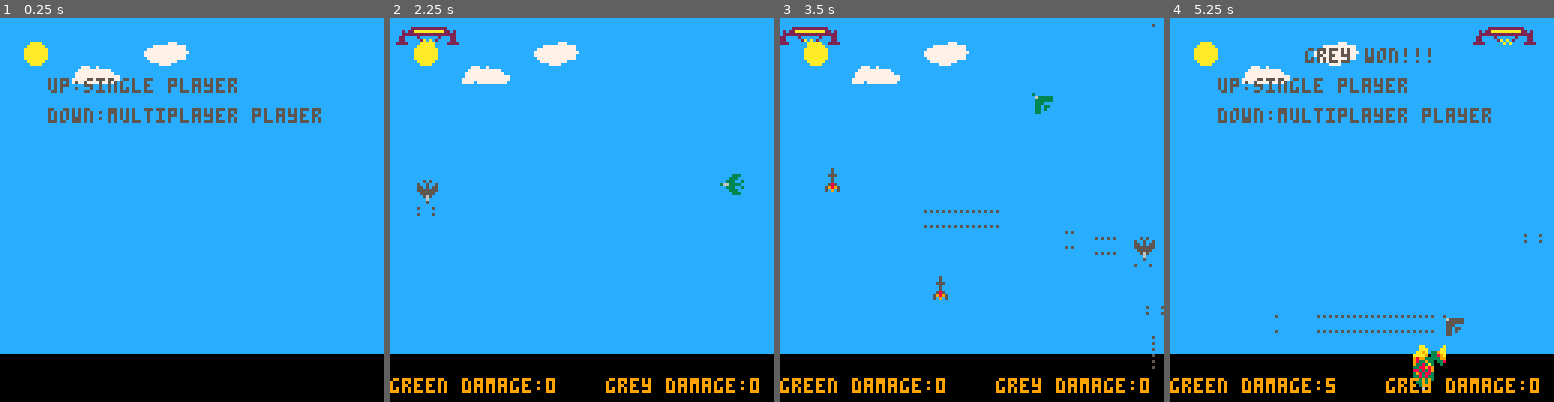
Above: before the commit, frames 1-4 (left to right).
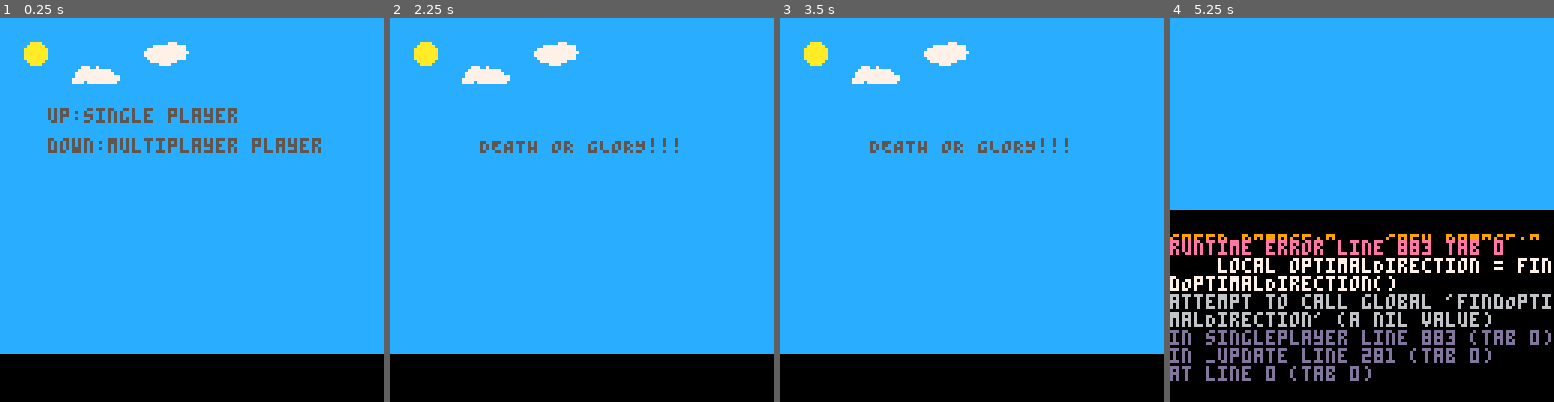
Above: after the commit, the same moments.

Repository: jerrybookbenson/pico8-games
Game: PICO-8 cartridge plane-battle.p8
Two runs of this game, one before a commit and one after it. Both use one fixed random seed, a clock stepped at 60 frames per second and the inputs below.
Inputs:
- Up to frame 1 (0.25 s): no input
- Up to frame 2 (2.25 s): tap X (X key) at 0.33, 1.07, 1.85 s; tap O (Z key) at 0.7, 1.7, 2.1 s; hold Right 1.6-2.1 s; hold Up from 2.15 s (still down)
- Up to frame 3 (3.5 s): release Up at 2.42 s; hold Right 2.47-3.03 s; tap O (Z key) at 2.5, 2.9, 3.3 s; tap X (X key) at 2.97 s; hold Left from 3.08 s (still down)
- Up to frame 4 (5.25 s): release Left at 3.58 s; tap O (Z key) every 0.4 s from 3.7 to 4.9 s; hold Right 4.02-4.68 s; tap X (X key) at 4.08, 5.2 s; hold Up 4.73-5.03 s; hold Left from 5.08 s (still down)

The runs differ from the first frame. In frame 1, 2.8% of the frame differs, in the area x 12-84%, y 15-36%; in frame 2, 2.9%; in frame 3, 3.4%; in frame 4, 45%, in the area x 0-100%, y 2-98%.
Error after the commit: runtime error line 883 tab 0; local optimalDirection = findOptimalDirection(); attempt to call global 'findOptimalDirection' (a nil value)

Commit message:
get_ready added

Diff:
--- a/plane-battle.p8
+++ b/plane-battle.p8
@@ -6,16 +6,18 @@
 --this is a cool & fun game
 function _init()
   game_over = true
+  battle_over = true
   is_singleplayer = true
-  war = "ww3"
+  battle = 1
   game_over_counter = 0
   is_demo = false
+  get_ready = false
+  get_ready_counter = 0
 end
 
 
 function setup()
   actors = {} --all actors in world
-  game_over_counter = 0
 
   speed = .125
   other_speed = .0625
@@ -29,7 +31,7 @@
   pause = false
   is_crashing = false
   --player direction spr
-  if (war == "ww1") then
+  if (battle == 1) then
     pl1_n = 163
     pl1_ne = 179
     pl1_e = 130
@@ -82,7 +84,7 @@
     bullet_spr_vert = 164
 
     bomb_ww1_spr = 183
-  elseif (war == "ww2") then
+  elseif (battle == 2) then
     pl1_n = 87
     pl1_ne = 74
     pl1_e = 71
@@ -143,7 +145,7 @@
     mortar_spr = 116
 
     bomb_ww2_spr = 118
-  elseif (war == "ww3") then
+  elseif (battle == 3) then
     pl1_n = 227
     pl1_ne = 243
     pl1_e = 194
@@ -273,22 +275,22 @@
     check_boundaries(actor)
 
     if (not is_demo) then
-      pl1_speed = control_players (pl1, pl1_flame_spr, pl1_n, pl1_s, pl1_w, pl1_e, pl1_nw, pl1_sw, pl1_se, pl1_ne,0, pl1_turn_count)
-      if (is_singleplayer == false) then
-        pl2_speed = control_players (pl2, pl2_flame_spr, pl2_n, pl2_s, pl2_w, pl2_e, pl2_nw, pl2_sw, pl2_se, pl2_ne,1, pl2_turn_count)
+      pl1_speed = control_players (pl1, pl1_flame_spr, 0, pl1_turn_count)
+      if (not s_singleplayer) then
+        pl2_speed = control_players (pl2, pl2_flame_spr, 1, pl2_turn_count)
       end
     end
     if (is_singleplayer) then
       singleplayer()
     end
-    move_player (pl1, pl1_flame, pl1_flame_spr,pl1_speed)
-    move_player (pl2, pl2_flame, pl2_flame_spr,pl2_speed)
+    move_player (pl1, pl1_flame, pl1_flame_spr,pl1_speed, pl1_n, pl1_ne, pl1_e, pl1_se, pl1_s, pl1_sw, pl1_w, pl1_nw)
+    move_player (pl2, pl2_flame, pl2_flame_spr,pl2_speed, pl2_n, pl2_ne, pl2_e, pl2_se, pl2_s, pl2_sw, pl2_w, pl2_nw)
     move_bullets ()
-    if(war == "ww1") then
+    if(battle == 1) then
       move_balloons()
       move_bombs(bomb_ww1_spr)
 
-    elseif (war == "ww2") then
+    elseif (battle == 2) then
       move_mortars()
       move_bombers()
       move_bombs(bomb_ww2_spr)
@@ -361,11 +363,13 @@
 function _draw()
   cls()
   map(0,0,0,0,16,16)
-  foreach(actors,draw_actor)
-  if (game_over) then
+  if (not get_ready) then
+    foreach(actors,draw_actor)
+  end
+  if (game_over and not get_ready) then
     game_over_counter = game_over_counter + 1
   	if (pl2 and pl2.damage == game_over_damage) then
-      print ("green won!!!",45, 10, 9)
+      print ("Green is triumphant!!!",16, 20, 9)
       del (actors, pl2_flame)
       del (actors, pl2)
       pl2_rubble1.x = pl2_flame.x
@@ -382,7 +386,7 @@
       draw_actor(pl2_rubble1)
       draw_actor(pl2_rubble2)
     elseif (pl1 and pl1.damage == game_over_damage) then
-      print ("grey won!!!", 45, 10, 5)
+      print ("victory for grey!!!", 16, 20, 9)
       del (actors, pl1_flame)
       del (actors, pl1)
       pl1_rubble1.x = pl1_flame.x
@@ -399,27 +403,35 @@
       draw_actor(pl1_rubble1)
       draw_actor(pl1_rubble2)
     end
-    print (" up:single player", 12, 20, 5)
-    print (" down:multiplayer player", 12, 30, 5)
+    print (" up:single player", 12, 30, 5)
+    print (" down:multiplayer player", 12, 40, 5)
+  end
+  if ((is_demo or game_over) and not get_ready) then
     if (btn (3) or btn (3,1)) then
       is_singleplayer = false
+      battle = 1
       is_demo = false
-      setup()
+      get_ready = true
+      get_ready_counter = 0
     elseif (btn (2) or btn(2,1)) then
       is_singleplayer = true
+      battle = 1
       is_demo = false
+      get_ready = true
+      get_ready_counter = 0
+    elseif (game_over_counter > 200) then
+      game_over_counter = 0
+      is_singleplayer = false
+      battle = ceil(rnd(3))
+      is_demo = true
       setup()
-    elseif (game_over_counter > 200) then
-      is_singleplayer = false
-      local war_nbr = ceil(rnd(3))
-      if (war_nbr == 1) then
-        war = "ww1"
-      elseif (war_nbr == 2) then
-        war = "ww2"
-      else
-        war = "ww3"
-      end
-      is_demo = true
+    end
+  end
+  if (get_ready) then
+    get_ready_counter = get_ready_counter + 1
+    print ("DEATH OR GLORY!!!", 30, 40, 5)
+    if  (get_ready_counter > 50) then
+      get_ready = false
       setup()
     end
   end
@@ -706,41 +718,33 @@
   end
 end
 
-function control_players(pl, pl_flame_spr, pl_n, pl_s, pl_w, pl_e, pl_nw, pl_sw, pl_se, pl_ne,pl_index, pl_turn_count)
+function control_players(pl, pl_flame_spr, pl_index, pl_turn_count)
   -- left
   if (btn(0,pl_index) and pl.x > min_x and pl.turn_count > 10 and pl.spr != pl_flame_spr ) then
     pl.is_pressed = true
     pl.turn_count = 0
     if(pl.direction == "n") then
-      pl.spr = pl_nw
       pl.direction = "nw"
 
     elseif(pl.direction == "nw") then
-      pl.spr = pl_w
       pl.direction = "w"
 
     elseif(pl.direction == "w") then
-      pl.spr = pl_sw
       pl.direction = "sw"
 
     elseif (pl.direction == "sw") then
-      pl.spr = pl_s
       pl.direction = "s"
 
     elseif (pl.direction == "s") then
-      pl.spr = pl_se
       pl.direction = "se"
 
     elseif(pl.direction == "se") then
-      pl.spr = pl_e
       pl.direction = "e"
 
     elseif(pl.direction == "e") then
-      pl.spr = pl_ne
       pl.direction = "ne"
 
     elseif(pl.direction == "ne") then
-      pl.spr = pl_n
       pl.direction = "n"
     end
 
@@ -749,65 +753,34 @@
     pl.is_pressed = true
     pl.turn_count = 0
     if(pl.direction == "n") then
-      pl.spr = pl_ne
       pl.direction = "ne"
 
     elseif(pl.direction == "ne") then
-      pl.spr = pl_e
       pl.direction = "e"
 
     elseif(pl.direction == "e") then
-      pl.spr = pl_se
       pl.direction = "se"
 
     elseif (pl.direction == "se") then
-      pl.spr = pl_s
       pl.direction = "s"
 
     elseif (pl.direction == "s") then
-      pl.spr = pl_sw
       pl.direction = "sw"
 
     elseif(pl.direction == "sw") then
-      pl.spr = pl_w
       pl.direction = "w"
 
     elseif(pl.direction == "w") then
-      pl.spr = pl_nw
       pl.direction = "nw"
 
     elseif(pl.direction == "nw") then
-      pl.spr = pl_n
       pl.direction = "n"
     end
 
   --bullet
 	elseif (btn(4,pl_index) and not pl.is_pressed and pl.spr != pl_flame_spr) then
 		pl.is_pressed = true
-    if (pl.spr == pl_nw) then
-      make_actor(pl.x-.6,pl.y-.6,bullet_spr_horiz,"nw")
-    end
-    if (pl.spr == pl_sw) then
-			make_actor(pl.x-.6,pl.y+.6,bullet_spr_horiz,"sw")
-    end
-    if (pl.spr == pl_se) then
-			make_actor(pl.x+.6,pl.y+.6,bullet_spr_horiz,"se")
-    end
-    if (pl.spr == pl_ne) then
-			make_actor(pl.x+.6,pl.y-.6,bullet_spr_horiz,"ne")
-    end
-    if (pl.spr == pl_n) then
-			make_actor(pl.x,pl.y-.6,bullet_spr_vert,"n")
-    end
-		if (pl.spr == pl_s) then
-			make_actor(pl.x,pl.y+.6,bullet_spr_vert,"s")
- 		end
-		if (pl.spr == pl_e) then
-			make_actor(pl.x+.6,pl.y,bullet_spr_horiz,"e")
- 		end
-		if (pl.spr == pl_w) then
-      make_actor(pl.x-.6,pl.y,bullet_spr_horiz,"w")
-    end
+    fire_bullet(pl)
   end
 
   if (pl.turn_count <= 10) then
@@ -827,7 +800,27 @@
   end
 end
 
-function move_player(pl,  pl_flame, pl_flame_spr,pl_speed)
+function fire_bullet (pl)
+  if (pl.direction == "nw") then
+    make_actor(pl.x-.6,pl.y-.6,bullet_spr_horiz,"nw")
+  elseif (pl.direction == "sw") then
+    make_actor(pl.x-.6,pl.y+.6,bullet_spr_horiz,"sw")
+  elseif (pl.direction == "se") then
+    make_actor(pl.x+.6,pl.y+.6,bullet_spr_horiz,"se")
+  elseif (pl.direction == "ne") then
+    make_actor(pl.x+.6,pl.y-.6,bullet_spr_horiz,"ne")
+  elseif (pl.direction == "n") then
+    make_actor(pl.x,pl.y-.6,bullet_spr_vert,"n")
+  elseif (pl.direction == "s") then
+    make_actor(pl.x,pl.y+.6,bullet_spr_vert,"s")
+  elseif (pl.direction == "e") then
+    make_actor(pl.x+.6,pl.y,bullet_spr_horiz,"e")
+  elseif (pl.direction == "w") then
+    make_actor(pl.x-.6,pl.y,bullet_spr_horiz,"w")
+  end
+end
+
+function move_player(pl,  pl_flame, pl_flame_spr,pl_speed, pl_n, pl_ne, pl_e, pl_se, pl_s, pl_sw, pl_w, pl_nw)
   if (pl_flame) then
     pl.y += speed
     pl_flame.y += speed
@@ -838,30 +831,39 @@
     end
     if (pl_flame.y > max_y) then
       game_over = true
+      game_over_counter = 0
     end
   else
     if(pl.direction == "nw") then
+      pl.spr = pl_nw
       pl.speed_y = -pl_speed
       pl.speed_x = -pl_speed
     elseif(pl.direction == "w") then
+      pl.spr = pl_w
       pl.speed_y =  0
       pl.speed_x = -pl_speed
     elseif(pl.direction == "sw") then
+      pl.spr = pl_sw
       pl.speed_y =  pl_speed
       pl.speed_x = -pl_speed
     elseif (pl.direction == "s") then
+      pl.spr = pl_s
       pl.speed_y =  pl_speed
       pl.speed_x = 0
     elseif (pl.direction == "se") then
+      pl.spr = pl_se
       pl.speed_y =  pl_speed
       pl.speed_x = pl_speed
     elseif(pl.direction == "e") then
+      pl.spr = pl_e
       pl.speed_y = 0
       pl.speed_x = pl_speed
     elseif(pl.direction == "ne") then
+      pl.spr = pl_ne
       pl.speed_y = -pl_speed
       pl.speed_x = pl_speed
     elseif(pl.direction == "n") then
+      pl.spr = pl_n
       pl.speed_y = -pl_speed
       pl.speed_x = 0
     end
@@ -870,188 +872,27 @@
   end
 end
 
-
+function is_in_range()
+  return false;
+end
+
+function optimal_direction()
+  return "n"
+end
 
 function singleplayer()
 
   if (not is_crashing) then
-
-    if (turn_counter == turn_max) then
-      turn_counter = 0
-      turn_max = flr(rnd(10))
-      rand_direction = flr(rnd(2))
-
-
-      if (pl2.direction) == "n" then
-        if (pl1.direction) == "nw" then
-          pl2.direction = "ne"
-          pl2.spr = pl2_ne
-        elseif (pl1.direction == "ne") then
-          pl2.direction = "nw"
-          pl2.spr = pl2_nw
-        else
-          if (rand_direction == 0) then
-            pl2.direction = "nw"
-            pl2.spr = pl2_nw
-          else
-            pl2.direction = "ne"
-            pl2.spr = pl2_ne
-          end
-        end
-      end
-      if (pl2.direction) == "e" then
-        if (pl1.direction) == "se" then
-          pl2.direction = "ne"
-          pl2.spr = pl2_ne
-        elseif (pl1.direction == "ne") then
-          pl2.direction = "se"
-          pl2.spr = pl2_se
-        else
-          if (rand_direction == 0) then
-            pl2.direction = "ne"
-            pl2.spr = pl2_ne
-          else
-            pl2.direction = "se"
-            pl2.spr = pl2_se
-          end
-        end
-      end
-      if (pl2.direction) == "s" then
-        if (pl1.direction) == "se" then
-          pl2.direction = "sw"
-          pl2.spr = pl2_sw
-        elseif (pl1.direction == "sw") then
-          pl2.direction = "se"
-          pl2.spr = pl2_se
-        else
-          if (rand_direction == 0) then
-            pl2.direction = "sw"
-            pl2.spr = pl2_sw
-          else
-            pl2.direction = "se"
-            pl2.spr = pl2_se
-          end
-        end
-      end
-      if (pl2.direction) == "w" then
-        if (pl1.direction) == "sw" then
-          pl2.direction = "nw"
-          pl2.spr = pl2_nw
-        elseif (pl1.direction == "nw") then
-          pl2.direction = "sw"
-          pl2.spr = pl2_sw
-        else
-          if (rand_direction == 0) then
-            pl2.direction = "nw"
-            pl2.spr = pl2_ne
-          else
-            pl2.direction = "sw"
-            pl2.spr = pl2_se
-          end
-        end
-      end
-      if (pl2.direction) == "nw" then
-        if (pl1.direction) == "w" then
-          pl2.direction = "n"
-          pl2.spr = pl2_n
-        elseif (pl1.direction == "n") then
-          pl2.direction = "w"
-          pl2.spr = pl2_w
-        else
-          if (rand_direction == 0) then
-            pl2.direction = "w"
-            pl2.spr = pl2_w
-          else
-            pl2.direction = "sw"
-            pl2.spr = pl2_sw
-          end
-        end
-      end
-      if (pl2.direction) == "ne" then
-        if (pl1.direction) == "n" then
-          pl2.direction = "e"
-          pl2.spr = pl2_e
-        elseif (pl1.direction == "e") then
-          pl2.direction = "n"
-          pl2.spr = pl2_n
-        else
-          if (rand_direction == 0) then
-            pl2.direction = "n"
-            pl2.spr = pl2_n
-          else
-            pl2.direction = "e"
-            pl2.spr = pl2_e
-          end
-        end
-      end
-      if (pl2.direction) == "se" then
-        if (pl1.direction) == "s" then
-          pl2.direction = "e"
-          pl2.spr = pl2_e
-        elseif (pl1.direction == "e") then
-          pl2.direction = "s"
-          pl2.spr = pl2_se
-        else
-          if (rand_direction == 0) then
-            pl2.direction = "e"
-            pl2.spr = pl2_e
-          else
-            pl2.direction = "s"
-            pl2.spr = pl2_s
-          end
-        end
-      end
-      if (pl2.direction) == "sw" then
-        if (pl1.direction) == "s" then
-          pl2.direction = "w"
-          pl2.spr = pl2_w
-        elseif (pl1.direction == "w") then
-          pl2.direction = "s"
-          pl2.spr = pl2_se
-        else
-          if (rand_direction == 0) then
-            pl2.direction = "w"
-            pl2.spr = pl2_w
-          else
-            pl2.direction = "s"
-            pl2.spr = pl2_s
-          end
-        end
-      end
-    end
-  end
-
-
-
-  turn_counter = turn_counter + 1
+    local optimalDirection = findOptimalDirection()
+    if (optimal_direction != pl2.direction) then
+      is_turning = true
+      pl2.direction = optimal_direction
+    end
+  end
 
   --make pl2 fire
-  if (is_turning == false and pl2.spr != pl2_flame_spr) then
-    if (pl2.spr == pl2_nw) then
-      make_actor(pl2.x-.6,pl2.y-.6,bullet_spr_horiz,"nw")
-    end
-    if (pl2.spr == pl2_sw) then
-      make_actor(pl2.x-.6,pl2.y+.6,bullet_spr_horiz,"sw")
-    end
-    if (pl2.spr == pl2_se) then
-      make_actor(pl2.x+.6,pl2.y+.6,bullet_spr_horiz,"se")
-    end
-    if (pl2.spr == pl2_ne) then
-      make_actor(pl2.x+.6,pl2.y-.6,bullet_spr_horiz,"ne")
-    end
-    if (pl2.spr == pl2_n) then
-      make_actor(pl2.x,pl2.y-.6,bullet_spr_vert,"n")
-    end
-    if (pl2.spr == pl2_s) then
-        make_actor(pl2.x,pl2.y+.6,bullet_spr_vert,"s")
-       end
-    if (pl2.spr == pl2_e) then
-        make_actor(pl2.x+.6,pl2.y,bullet_spr_horiz,"e")
-       end
-    if (pl2.spr == pl2_w) then
-        make_actor(pl2.x-.6,pl2.y,bullet_spr_horiz,"w")
-    end
-
+  if (is_turning == false and pl2.spr != pl2_flame_spr and is_in_range()) then
+    fire_bullet(pl2)
   end
 end
 
Not shown, changed: 30 lines of the sprite sheet (__gfx__) section of plane-battle.p8
